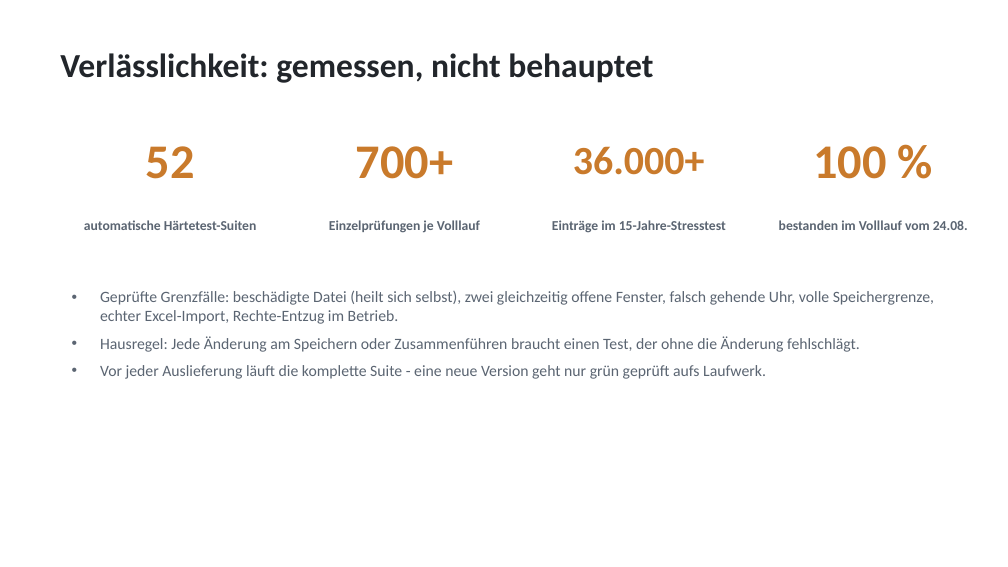
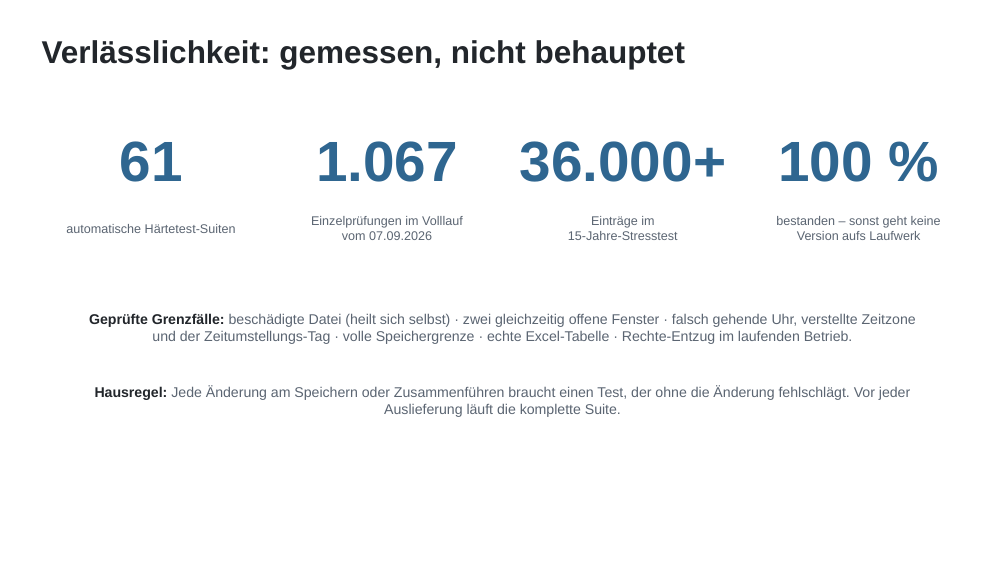
Before and after one commit to ciraciroberto90-debug/WerkstattKalender, a slide deck: slide 11 of doku/Werkstatt-Cockpit-Vorstellung.pptx (slide 9 before the commit). Drawn at 1008x567 pixels with LibreOffice and Linux fonts; fonts in the diff are those of the drawing. Boxes give left, top, right and bottom in pixels: in the first picture for what was removed or moved away, otherwise in the second. Text is boxed around its words. In the diff, an @@ line names an element or a change of style, - is before the commit and + after.

```diff
--- a/doku/Werkstatt-Cockpit-Vorstellung.pptx
+++ b/doku/Werkstatt-Cockpit-Vorstellung.pptx
@@ text "Verlässlichkeit: gemessen, nicht behauptet" moved from (x1=60, y1=53, x2=653, y2=83) to (x1=42, y1=40, x2=685, y2=69) @@
@@ text "Verlässlichkeit: gemessen, nicht behauptet" at (x1=42, y1=40, x2=685, y2=69): size 32 to 30 pt, font Calibri to Arial @@
@@ text added at (x1=120, y1=141, x2=183, y2=182), 54 pt, text #2F6690, bold @@
+61
@@ text removed at (x1=146, y1=146, x2=195, y2=179) @@
-52
@@ text added at (x1=316, y1=141, x2=458, y2=182), 54 pt, text #2F6690, bold @@
+1.067
@@ text removed at (x1=356, y1=146, x2=453, y2=179) @@
-700+
@@ text "36.000+" moved from (x1=573, y1=146, x2=705, y2=175) to (x1=520, y1=141, x2=726, y2=182) @@
@@ text "36.000+" at (x1=520, y1=141, x2=726, y2=182): size 38 to 54 pt, font Calibri to Arial, text colour #C97A2B to #2F6690 @@
@@ text "100 %" moved from (x1=813, y1=146, x2=886, y2=179) to (x1=778, y1=141, x2=873, y2=182) @@
@@ text "100 %" at (x1=778, y1=141, x2=873, y2=182): size 46 to 54 pt, font Calibri to Arial, text colour #C97A2B to #2F6690 @@
@@ text "automatische Härtetest-Suiten" moved from (x1=84, y1=220, x2=257, y2=230) to (x1=66, y1=224, x2=236, y2=233) @@
@@ text "automatische Härtetest-Suiten" at (x1=66, y1=224, x2=236, y2=233): size 13 to 12 pt, font Calibri to Arial, bold off @@
@@ text at (x1=311, y1=216, x2=463, y2=240): text changed; size 13 to 12 pt; font Calibri to Arial; bold off @@
-Einzelprüfungen je Volllauf
+Einzelprüfungen im Volllauf
+vom 07.09.2026
@@ text at (x1=568, y1=216, x2=678, y2=240): text changed; size 13 to 12 pt; font Calibri to Arial; bold off @@
-Einträge im 15-Jahre-Stresstest
+Einträge im
+15-Jahre-Stresstest
@@ text added at (x1=776, y1=216, x2=941, y2=240), 12 pt, text #5B6572 @@
+bestanden – sonst geht keine
+Version aufs Laufwerk
@@ text removed at (x1=779, y1=220, x2=968, y2=230) @@
-bestanden im Volllauf vom 24.08.
@@ text added at (x1=89, y1=313, x2=916, y2=344), 13.5 pt, text #5B6572 @@
+Geprüfte Grenzfälle: beschädigte Datei (heilt sich selbst) · zwei gleichzeitig offene Fenster · falsch gehende Uhr, verstellte Zeitzone und der Zeitumstellungs-Tag · volle Speichergrenze · echte Excel-Tabelle · Rechte-Entzug im laufenden Betrieb.
@@ text "Hausregel: Jede Änderung am Speichern ..." at (x1=95, y1=386, x2=910, y2=417): vertical alignment top to middle @@
@@ text at (x1=95, y1=386, x2=910, y2=417): text changed; size 15 to 13.5 pt; font Calibri to Arial @@
-• Geprüfte Grenzfälle: beschädigte Datei (heilt sich selbst), zwei gleichzeitig offene Fenster, falsch gehende Uhr, volle Speichergrenze, echter Excel-Import, Rechte-Entzug im Betrieb.
-• Hausregel: Jede Änderung am Speichern oder Zusammenführen braucht einen Test, der ohne die Änderung fehlschlägt.
-• Vor jeder Auslieferung läuft die komplette Suite - eine neue Version geht nur grün geprüft aufs Laufwerk.
+Hausregel: Jede Änderung am Speichern oder Zusammenführen braucht einen Test, der ohne die Änderung fehlschlägt. Vor jeder Auslieferung läuft die komplette Suite.
```
Also in this commit, not shown: 5 other slides changed, 11 slides added, 5 slides removed, 7 other files.
